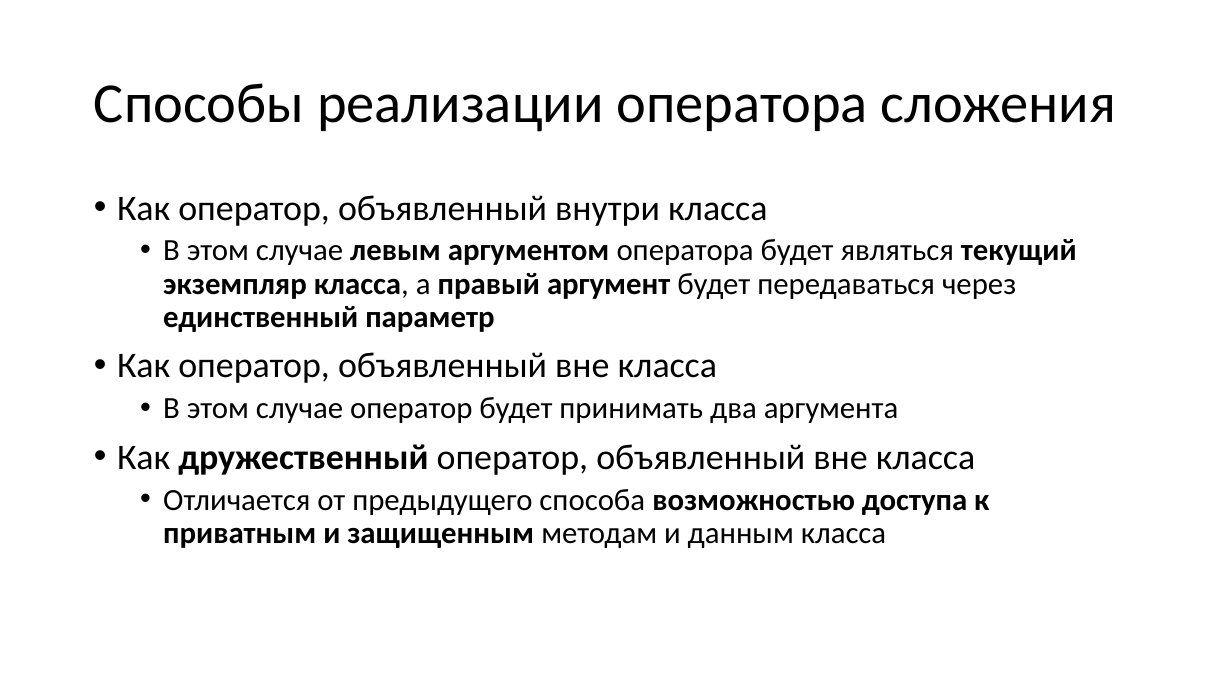
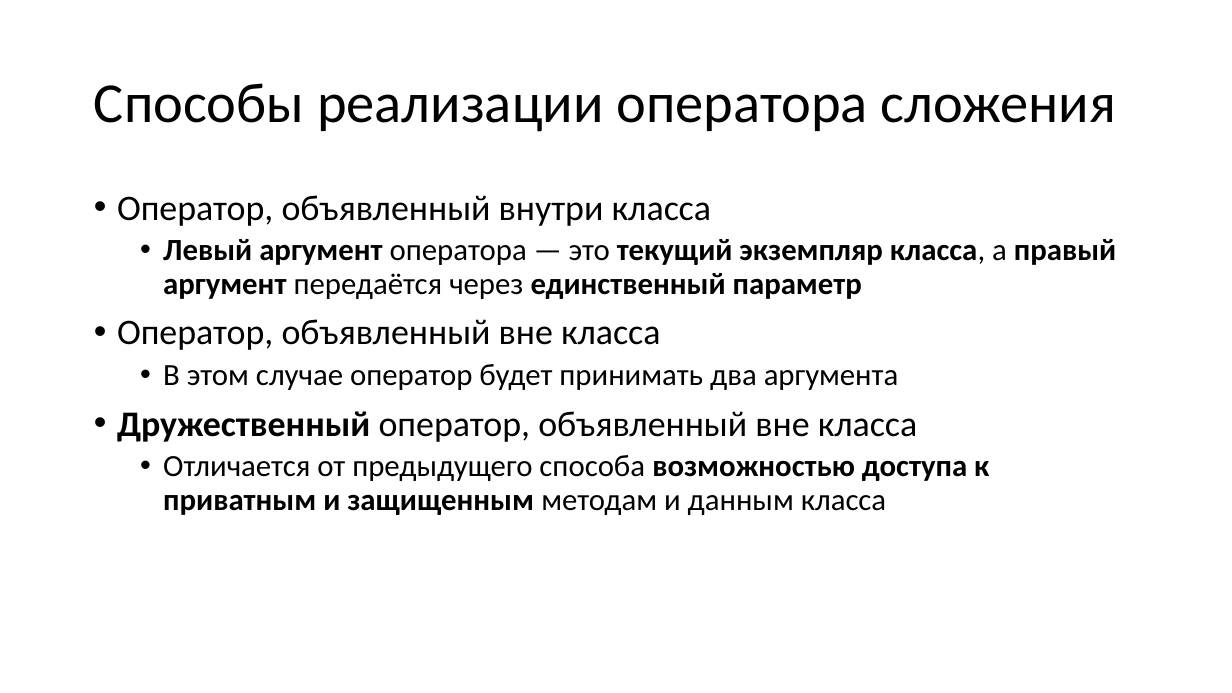
Before and after one commit to alexey-malov/oop, a slide deck: slide 16 of lectures/04/Дружественные функции и классы. Перегрузка операций.pptx (slide 14 before the commit). Drawn at 1232x693 pixels with LibreOffice and Linux fonts; fonts in the diff are those of the drawing. Boxes give left, top, right and bottom in pixels: in the first picture for what was removed or moved away, otherwise in the second. Text is boxed around its words. In the diff, an @@ line names an element or a change of style, - is before the commit and + after.

```diff
--- a/lectures/04/Дружественные функции и классы. Перегрузка операций.pptx
+++ b/lectures/04/Дружественные функции и классы. Перегрузка операций.pptx
@@ text at [117, 195, 1116, 350]: text changed @@
-• Как оператор, объявленный внутри класса
-  • В этом случае левым аргументом оператора будет являться текущий экземпляр класса, а правый аргумент будет передаваться через единственный параметр
-• Как оператор, объявленный вне класса
+• Оператор, объявленный внутри класса
+  • Левый аргумент оператора — это текущий экземпляр класса, а правый аргумент передаётся через единственный параметр
+• Оператор, объявленный вне класса
@@ text at [117, 411, 918, 442]: text changed @@
-• Как дружественный оператор, объявленный вне класса
+• Дружественный оператор, объявленный вне класса
```
Also in this commit, not shown: 3 other slides changed, 4 slides added, 1 slide removed, 1 other file.
